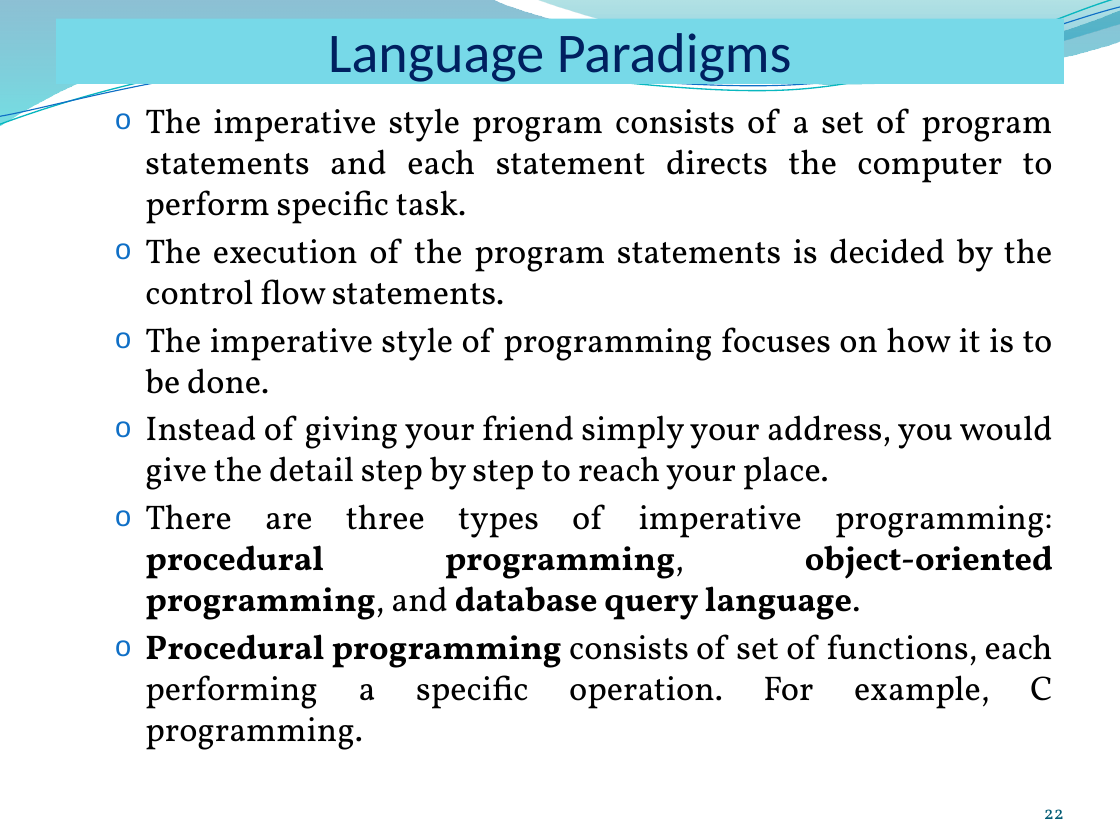
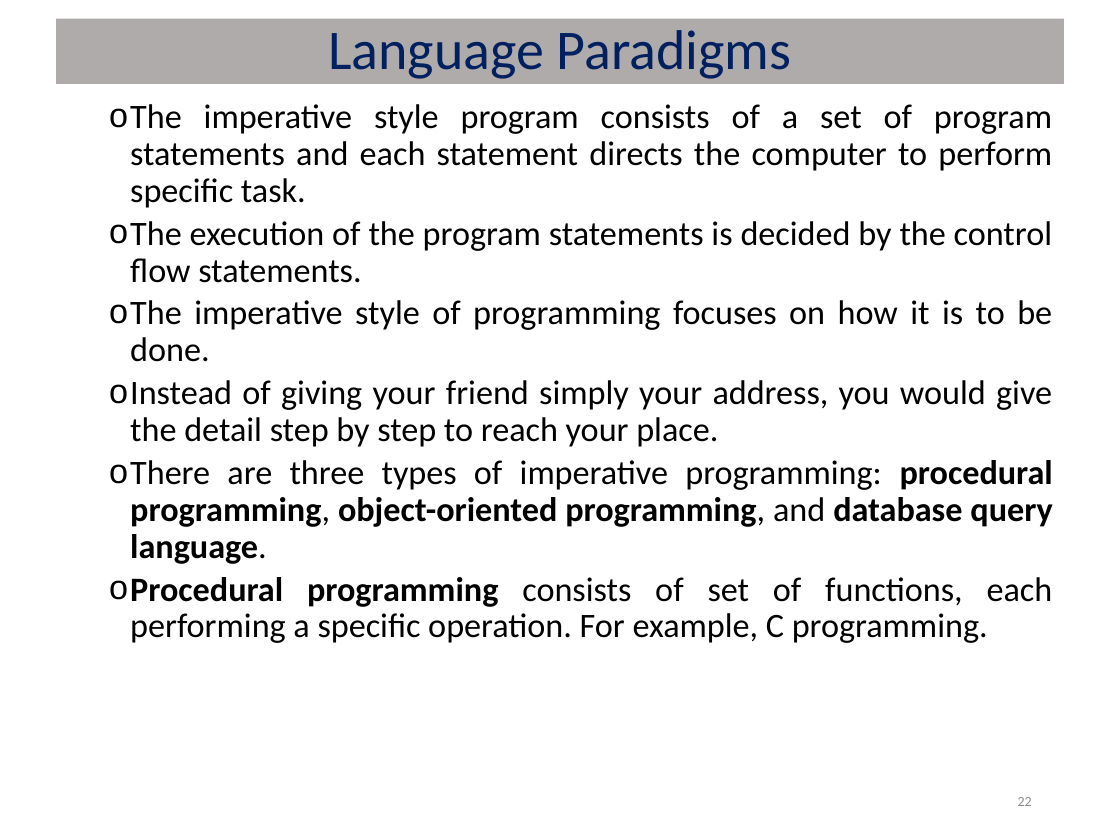
Before and after one commit to risav55/notes, a slide deck: slide 22 of Third Semester/Principle of Programming Languages/Unit-1.pptx. Drawn at 1120x840 pixels with LibreOffice and Linux fonts; fonts in the diff are those of the drawing; background and template pictures are left out. Boxes give left, top, right and bottom in pixels: in the first picture for what was removed or moved away, otherwise in the second. Text is boxed around its words. In the diff, an @@ line names an element or a change of style, - is before the commit and + after.

```diff
--- a/Third Semester/Principle of Programming Languages/Unit-1.pptx
+++ b/Third Semester/Principle of Programming Languages/Unit-1.pptx
@@ freeform shape removed at (0, 0, 1120, 127) @@
@@ freeform shape removed at (0, 0, 1120, 131) @@
@@ freeform shape removed at (0, 7, 1120, 125) @@
@@ title "Language Paradigms" at (56, 19, 1064, 84): line spacing 1 to 0.9; vertical alignment bottom to middle; fill #77D9E8 to #AFABAB @@
@@ freeform shape removed at (536, 0, 1120, 77) @@
@@ text "The imperative style program consists ..." at (130, 104, 1053, 643): font Vollkorn to Calibri; indent changed; line spacing 1 to 0.9 @@
@@ page number: place and size @@
-page number at (1044, 809, 1064, 819)
+page number at (1018, 797, 1032, 806)
@@ page number at (1018, 797, 1032, 806): size 12 to 9 pt, font Vollkorn to Calibri, text colour #045D75 to #8C8C8C; vertical alignment bottom to middle @@
```
Also in this commit, not shown: 35 other slides changed, 37 other files.
